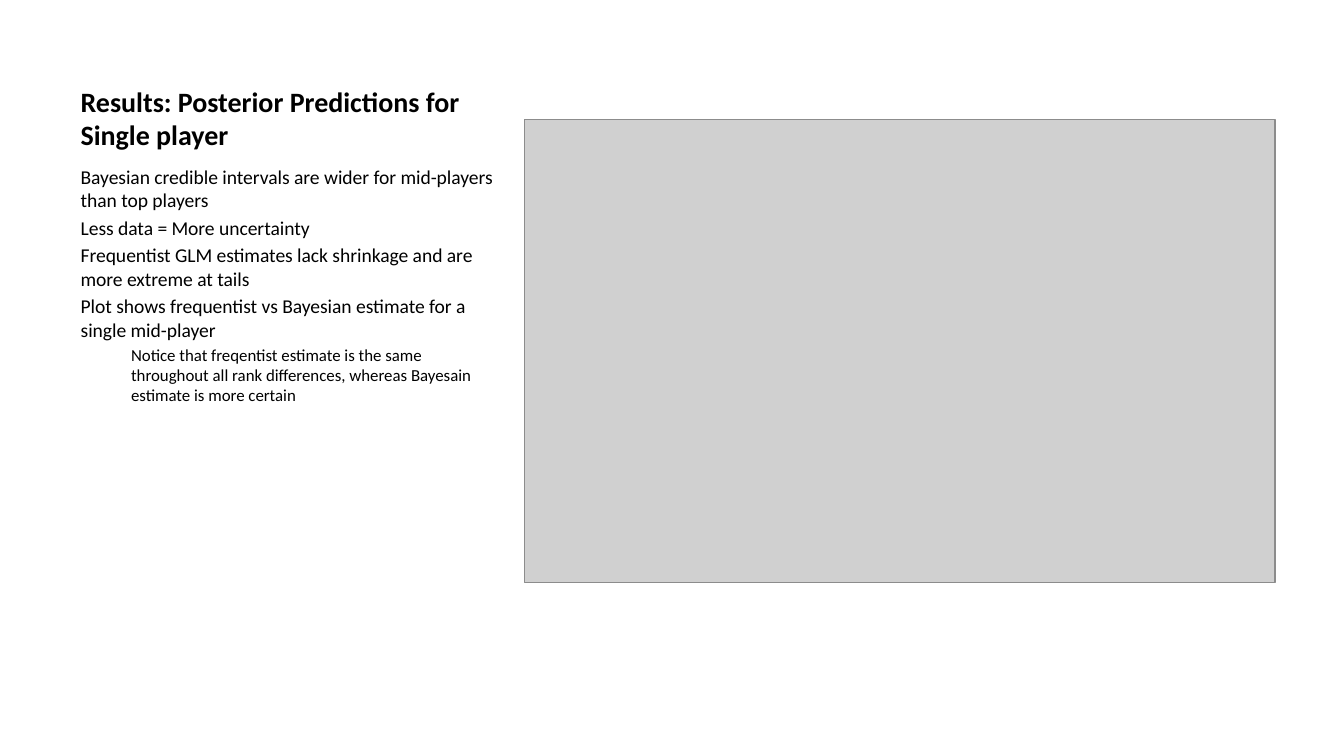
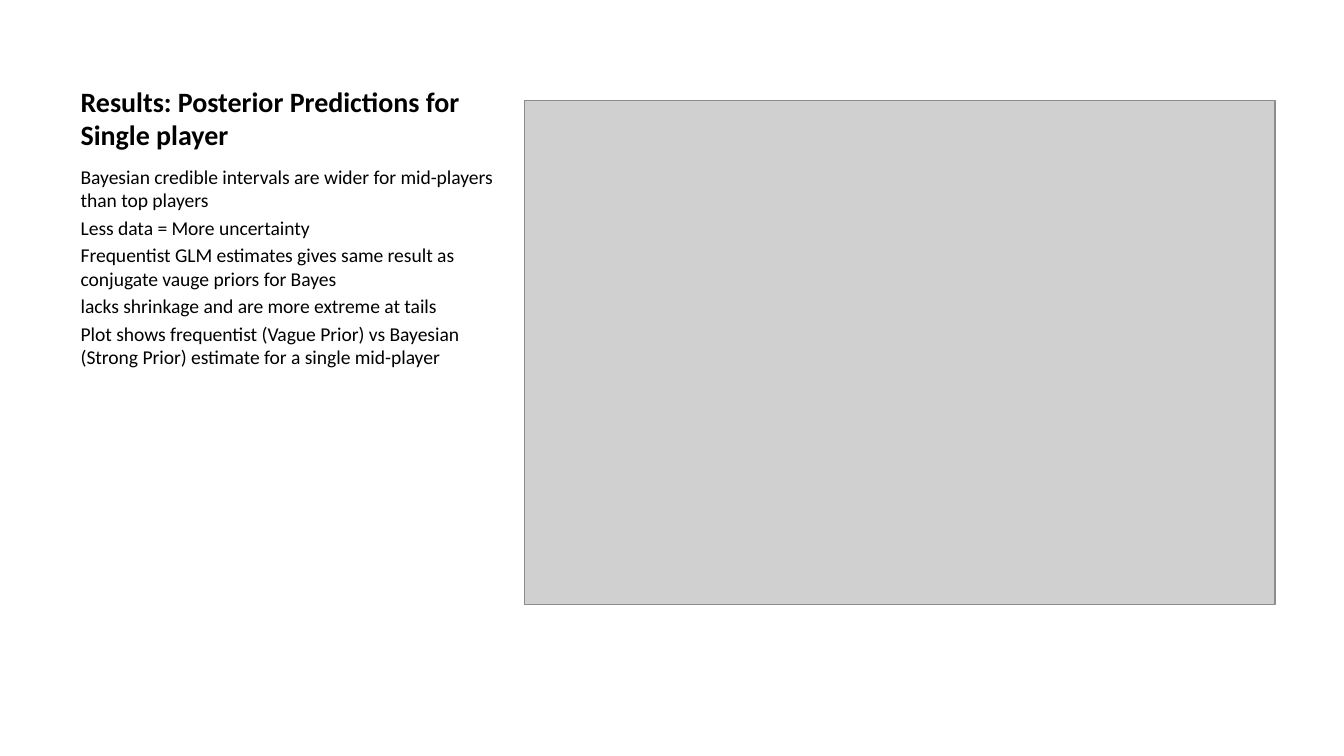
Before and after one commit to ryan-merser/ST540_Bayes, a slide deck: slide 11 of Presentation_files/Presentation2.pptx (slide 10 before the commit). Drawn at 1344x756 pixels with LibreOffice and Linux fonts; fonts in the diff are those of the drawing; grey boxes stand for pictures. Boxes give left, top, right and bottom in pixels: in the first picture for what was removed or moved away, otherwise in the second. Text is boxed around its words. In the diff, an @@ line names an element or a change of style, - is before the commit and + after.

```diff
--- a/Presentation_files/Presentation2.pptx
+++ b/Presentation_files/Presentation2.pptx
@@ picture: place and size @@
-picture at [524,120,1274,582]
+picture at [524,101,1274,605]
@@ text at [81,248,459,368]: text changed @@
-Frequentist GLM estimates lack shrinkage and are more extreme at tails
-Plot shows frequentist vs Bayesian estimate for a single mid-player
-  Notice that freqentist estimate is the same throughout all rank differences, whereas Bayesain estimate is more certain
+Frequentist GLM estimates gives same result as conjugate vauge priors for Bayes
+lacks shrinkage and are more extreme at tails
+Plot shows frequentist (Vague Prior) vs Bayesian (Strong Prior) estimate for a single mid-player
```
Also in this commit, not shown: 3 other slides changed, 5 slides added, 2 slides removed, 7 other files.
